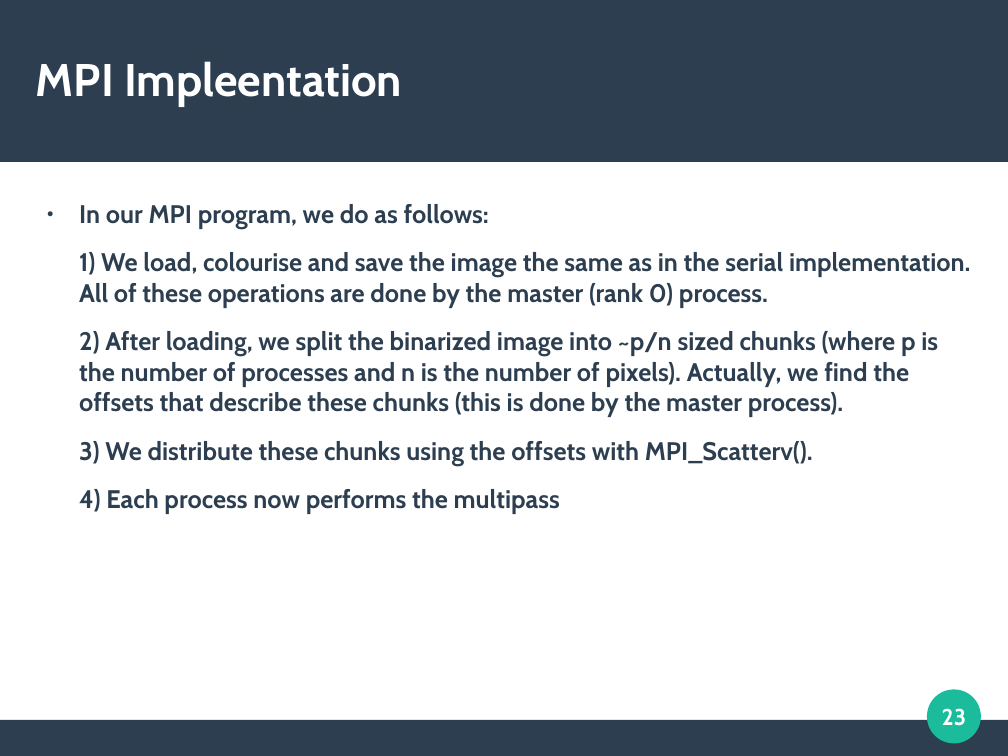
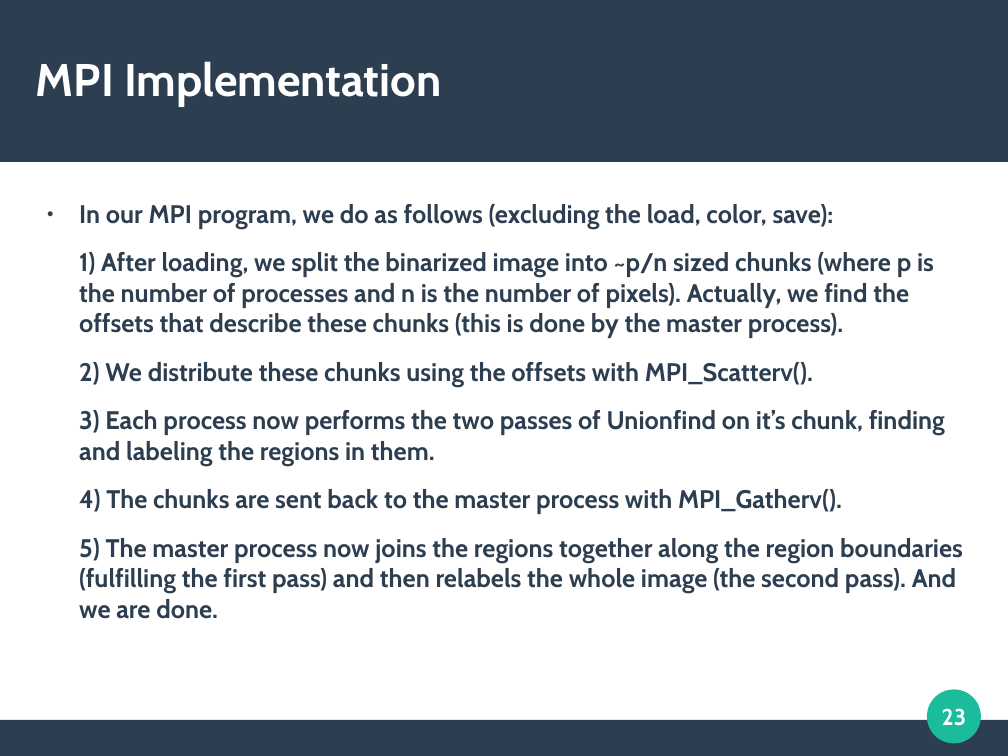
Before and after one commit to cycraig/ConnectedComponentsLabelling, a slide deck: slide 23 of presentation/Presentation.odp. Drawn at 1008x756 pixels with LibreOffice and Linux fonts; fonts in the diff are those of the drawing. Boxes give left, top, right and bottom in pixels: in the first picture for what was removed or moved away, otherwise in the second. Text is boxed around its words. In the diff, an @@ line names an element or a change of style, - is before the commit and + after.

```diff
--- a/presentation/Presentation.odp
+++ b/presentation/Presentation.odp
@@ title at [36, 61, 441, 107]: text changed @@
-MPI Impleentation
+MPI Implementation
@@ text at [79, 204, 963, 619]: text changed @@
-● In our MPI program, we do as follows:
-1) We load, colourise and save the image the same as in the serial implementation. All of these operations are done by the master (rank 0) process.
-2) After loading, we split the binarized image into ~p/n sized chunks (where p is the number of processes and n is the number of pixels). Actually, we find the offsets that describe these chunks (this is done by the master process).
-3) We distribute these chunks using the offsets with MPI_Scatterv().
-4) Each process now performs the multipass
+● In our MPI program, we do as follows (excluding the load, color, save):
+1) After loading, we split the binarized image into ~p/n sized chunks (where p is the number of processes and n is the number of pixels). Actually, we find the offsets that describe these chunks (this is done by the master process).
+2) We distribute these chunks using the offsets with MPI_Scatterv().
+3) Each process now performs the two passes of Unionfind on it’s chunk, finding and labeling the regions in them.
+4) The chunks are sent back to the master process with MPI_Gatherv().
+5) The master process now joins the regions together along the region boundaries (fulfilling the first pass) and then relabels the whole image (the second pass). And we are done.
```
Also in this commit, not shown: 16 other slides changed, 2 slides added, 31 other files.
